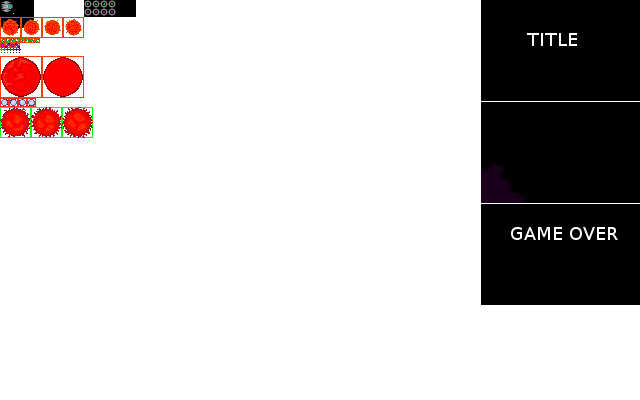
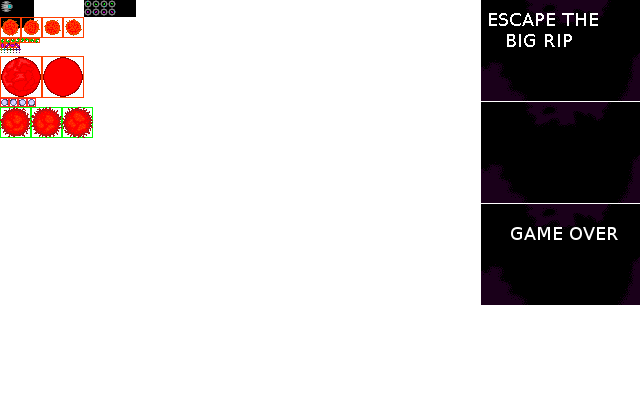
The second 640 x 400 image is a revision of the first. Changes to its layers:
renamed "TITLE" to "ESCAPE THE ...", painted on it over bbox(489, 13, 598, 47)
painted on "Stuff" over bbox(481, 0, 640, 305)
painted on "Grid" over bbox(13, 0, 640, 305)
